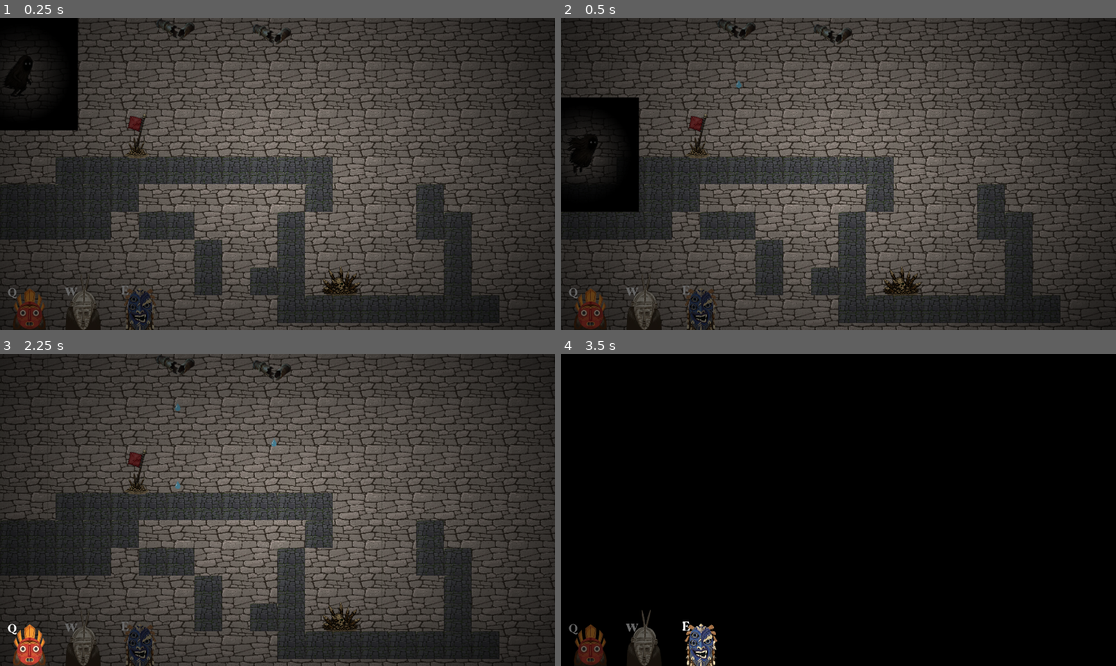
Above: before the commit, frames 1-4 (two rows, left to right).
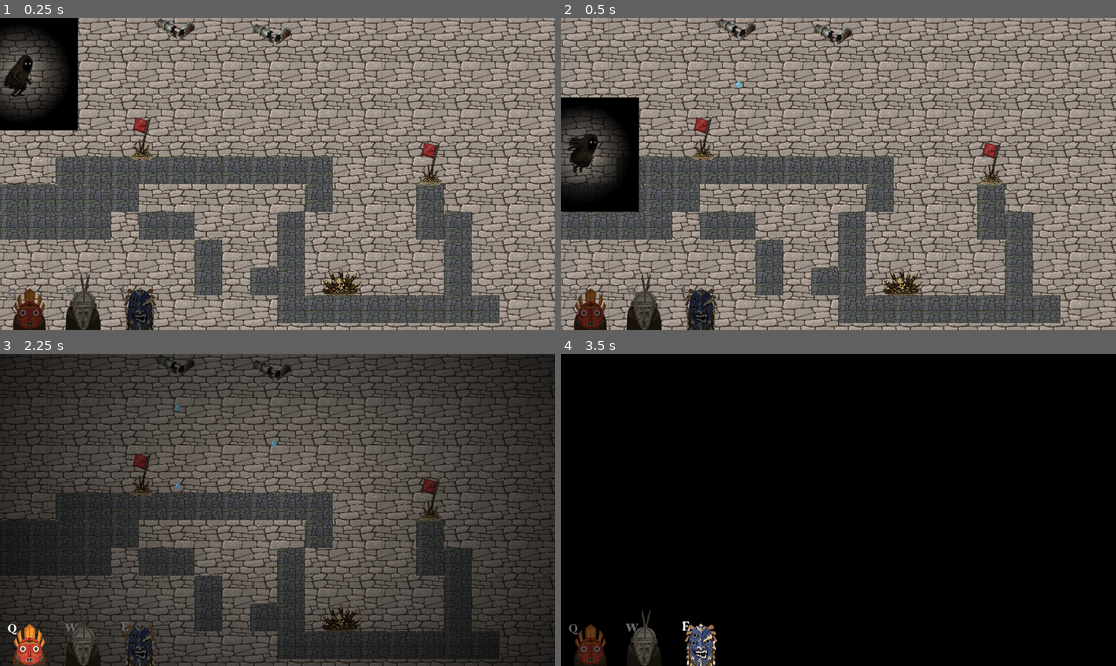
Above: after the commit, the same moments.

Repository: NahuelArrieta/MaskGame
Game: Godot game, scene res://levels/level-001.tscn
Same seed, same stepped clock (60 frames per second), same inputs: the game is played once before the commit and once after it.
Inputs:
- Up to frame 1 (0.25 s): no input
- Up to frame 2 (0.5 s): no input
- Up to frame 3 (2.25 s): hold Right (RIGHT) 0.53-2.03 s; tap E (MASK_ANTIGRAVITY_KEY) at 0.6 s; tap Up (JUMP) at 0.77, 1.52 s; tap W (MASK_DEATH_KEY) at 1.35 s; tap Enter at 2 s; hold Left (LEFT) from 2.03 s (still down); tap Q (MASK_FIRE_KEY) at 2.1 s
- Up to frame 4 (3.5 s): release Left (LEFT) at 2.78 s; hold Right (RIGHT) from 2.78 s (still down); tap E (MASK_ANTIGRAVITY_KEY) at 2.85 s; tap Up (JUMP) at 3.02 s

The runs differ from the first frame. In frame 1, 87% of the frame differs, in the area x 0-100%, y 0-100%; in frame 2, 87%; in frame 3, 0.5%; in frame 4, nothing differs.

Commit message:
minor fixes

Diff:
--- a/entities/player/player.gd
+++ b/entities/player/player.gd
@@ -20,6 +20,9 @@
 
 func _ready():
 	Global.mask_changed.connect(on_mask_changed)
+
+	update_animation()
+	Global.mask_changed.emit(current_mask)
 
 
 func _process(_delta):
@@ -140,6 +143,8 @@
 	if is_dead:
 		return
 	is_dead = true
+	velocity.x = 0
+	update_animation()
 
 	$Death.play()
 
--- a/entities/player/player.tscn
+++ b/entities/player/player.tscn
@@ -24,31 +24,19 @@
 
 [sub_resource type="AtlasTexture" id="AtlasTexture_24ehl"]
 atlas = ExtResource("3_qiwj3")
-region = Rect2(0, 0, 137, 240)
+region = Rect2(137, 0, 137, 230)
+
+[sub_resource type="AtlasTexture" id="AtlasTexture_bwdx1"]
+atlas = ExtResource("3_qiwj3")
+region = Rect2(0, 0, 137, 230)
 
 [sub_resource type="AtlasTexture" id="AtlasTexture_vewsg"]
 atlas = ExtResource("3_qiwj3")
-region = Rect2(274, 0, 137, 240)
+region = Rect2(274, 0, 137, 230)
 
 [sub_resource type="AtlasTexture" id="AtlasTexture_2soq1"]
 atlas = ExtResource("3_qiwj3")
-region = Rect2(411, 0, 137, 240)
-
-[sub_resource type="AtlasTexture" id="AtlasTexture_bwdx1"]
-atlas = ExtResource("3_qiwj3")
-region = Rect2(137, 0, 137, 240)
-
-[sub_resource type="AtlasTexture" id="AtlasTexture_8q4fm"]
-atlas = ExtResource("3_qiwj3")
-region = Rect2(274, 0, 137, 240)
-
-[sub_resource type="AtlasTexture" id="AtlasTexture_np63p"]
-atlas = ExtResource("3_qiwj3")
-region = Rect2(137, 0, 137, 240)
-
-[sub_resource type="AtlasTexture" id="AtlasTexture_0eo6o"]
-atlas = ExtResource("3_qiwj3")
-region = Rect2(274, 0, 137, 240)
+region = Rect2(411, 0, 137, 230)
 
 [sub_resource type="AtlasTexture" id="AtlasTexture_ghoj8"]
 atlas = ExtResource("4_8fjmc")
@@ -285,26 +273,17 @@
 [sub_resource type="SpriteFrames" id="SpriteFrames_sglur"]
 animations = [{
 "frames": [{
+"duration": 1.0,
+"texture": SubResource("AtlasTexture_24ehl")
+}, {
+"duration": 5.0,
+"texture": SubResource("AtlasTexture_bwdx1")
+}, {
+"duration": 1.0,
+"texture": SubResource("AtlasTexture_vewsg")
+}, {
 "duration": 3.0,
-"texture": SubResource("AtlasTexture_24ehl")
-}, {
-"duration": 5.0,
-"texture": SubResource("AtlasTexture_vewsg")
-}, {
-"duration": 2.0,
 "texture": SubResource("AtlasTexture_2soq1")
-}, {
-"duration": 1.0,
-"texture": SubResource("AtlasTexture_bwdx1")
-}, {
-"duration": 5.0,
-"texture": SubResource("AtlasTexture_8q4fm")
-}, {
-"duration": 1.0,
-"texture": SubResource("AtlasTexture_np63p")
-}, {
-"duration": 1.0,
-"texture": SubResource("AtlasTexture_0eo6o")
 }],
 "loop": true,
 "name": &"idle_mask_death",
@@ -563,8 +542,7 @@
 [node name="Animation" type="AnimatedSprite2D" parent="."]
 scale = Vector2(0.25, 0.25)
 sprite_frames = SubResource("SpriteFrames_sglur")
-animation = &"left_mask_death"
-frame_progress = 0.797396
+animation = &"idle_mask_death"
 
 [node name="Camera" parent="." instance=ExtResource("3_sglur")]
 
--- a/levels/level-001.tscn
+++ b/levels/level-001.tscn
@@ -3935,5 +3935,8 @@
 
 [node name="Checkpoints" type="Node" parent="."]
 
+[node name="Checkpoint2" parent="." instance=ExtResource("11_prnqx")]
+position = Vector2(164, 139)
+
 [node name="Checkpoint" parent="." instance=ExtResource("11_prnqx")]
-position = Vector2(158, 137)
+position = Vector2(497, 168)
Not shown: 1 places in entities/player/player.tscn that only renumber resources
